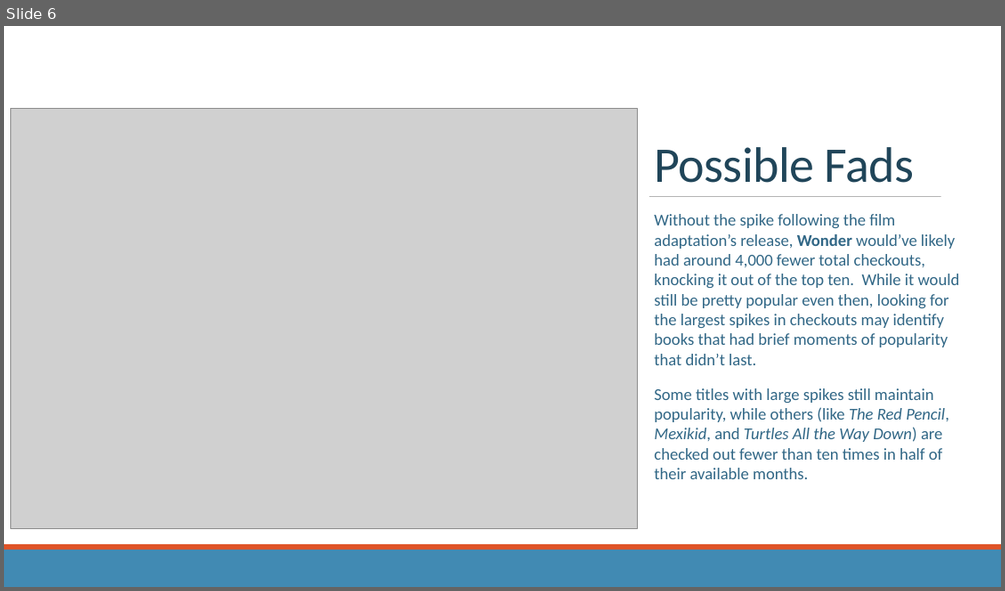
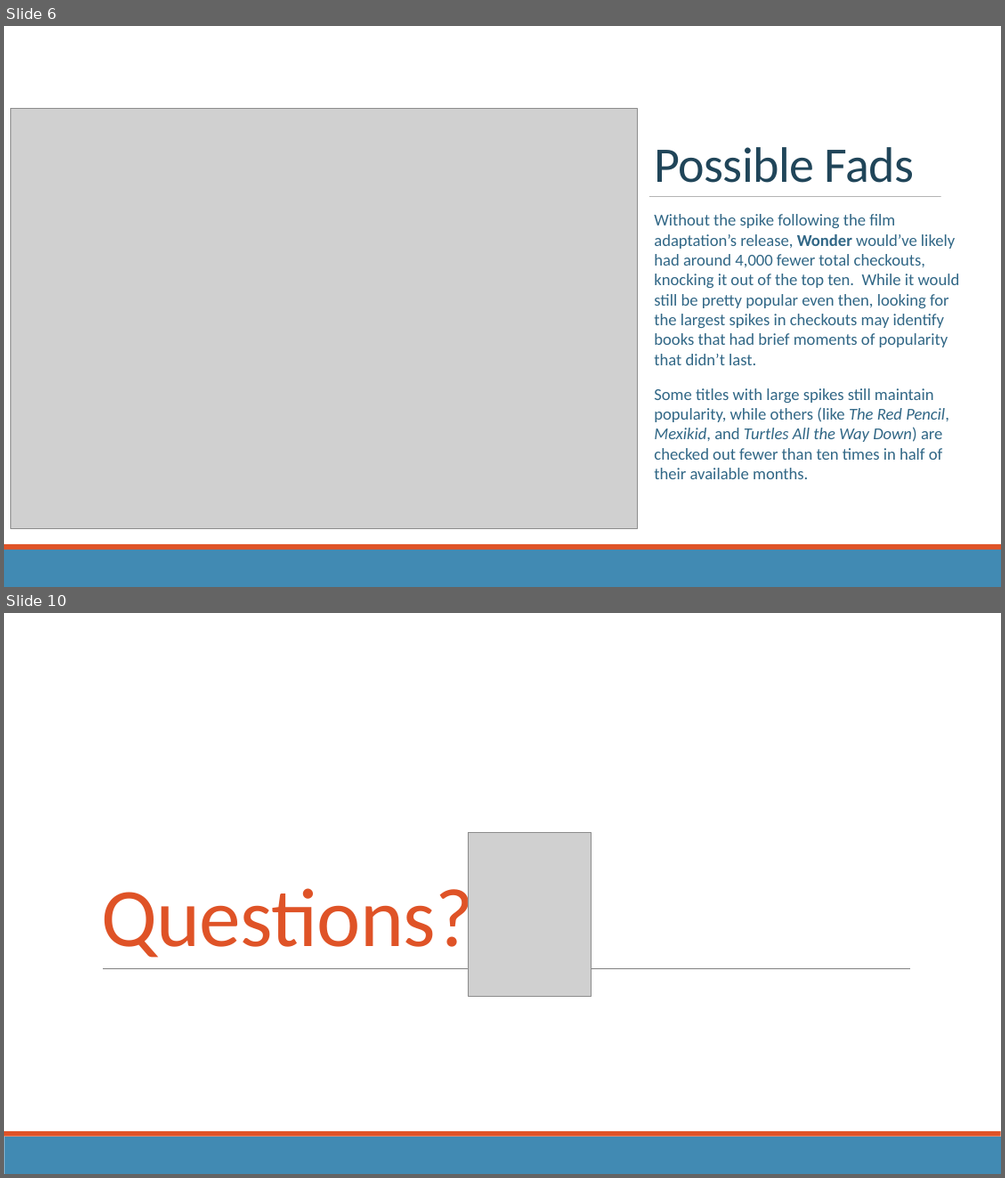
Before and after one commit to rm-pearson/NSS-capstone, a slide deck: presentation draft.pptx. Shown one above the other, each under a label of ours: slide 6 before the commit, slides 6 and 10 after it; the slides between them are not shown. The pictures are 1005x591 and 1005x1178 pixels, drawn with LibreOffice and Linux fonts; fonts in the diff are those of the drawing; grey boxes stand for pictures. Boxes give left, top, right and bottom in pixels: in the first picture for what was removed or moved away, otherwise in the second. Text is boxed around its words. In the diff, an @@ line names an element or a change of style, - is before the commit and + after.

```diff
--- a/presentation draft.pptx
+++ b/presentation draft.pptx
@@ slide 10 added at (4,613,1001,1174), background #FFFFFF @@
@@ picture added at (468,832,591,996) @@
@@ title added at (101,876,474,965), 80 pt, text #DF5327 @@
+Questions?
@@ line added from (103, 968) to (910, 968), #808080 0.5 pt @@
@@ rectangle added at (4,1136,1001,1174), fill #418AB3 @@
@@ rectangle added at (4,1131,1001,1136), fill #DF5327 @@
```
Also in this commit, not shown: 5 slides changed, 1 other slide added, 1 slide removed, 1 other file.
